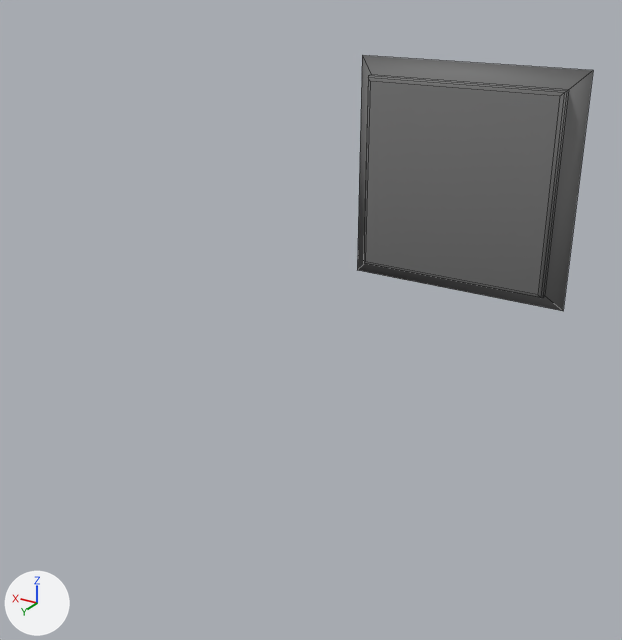
The Blender file Blender/hologramBase.blend, before and after one commit.
Rendered twice from a camera (50 mm lens) standing at (-1.33, 3.48, 0.92) and looking at (0.1, 1.09, -0.27). Lighting does not change. The marker at lower left points along +X, +Y and +Z. Mesh edges are drawn as thin lines.

Objects in the first picture: 'hologramBase'.
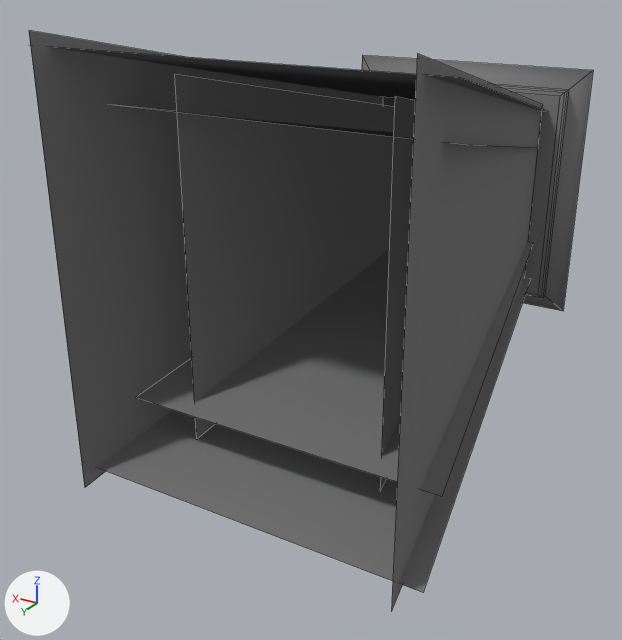
Diff of the bpy script that builds the scene:
```diff
--- a/Blender/hologramBase.blend.py
+++ b/Blender/hologramBase.blend.py
@@ me_cube_000 @@
+me_cube_000.from_pydata(...)  # 32 vertices, 8 faces; spans x -0.64..0.64, y 0.09..1.79, z -0.73..0.73
+me_cube_000.materials.append(mat_metal)  # grey #7a7a7a
@@ ob_hologram @@
+ob_hologram = bpy.data.objects.new('hologram', me_cube_000)
+ob_hologram.location = (0.0, 0.0, 0.0)
```

Pixel boxes [x1, y1, x2, y2] of what changed, in the pictures (622 x 640 px):
'hologram', added
    after: [29, 30, 548, 612]
'hologramBase', unchanged, covered by the edit
    before: [357, 55, 593, 311]
    after: [362, 55, 593, 311]
